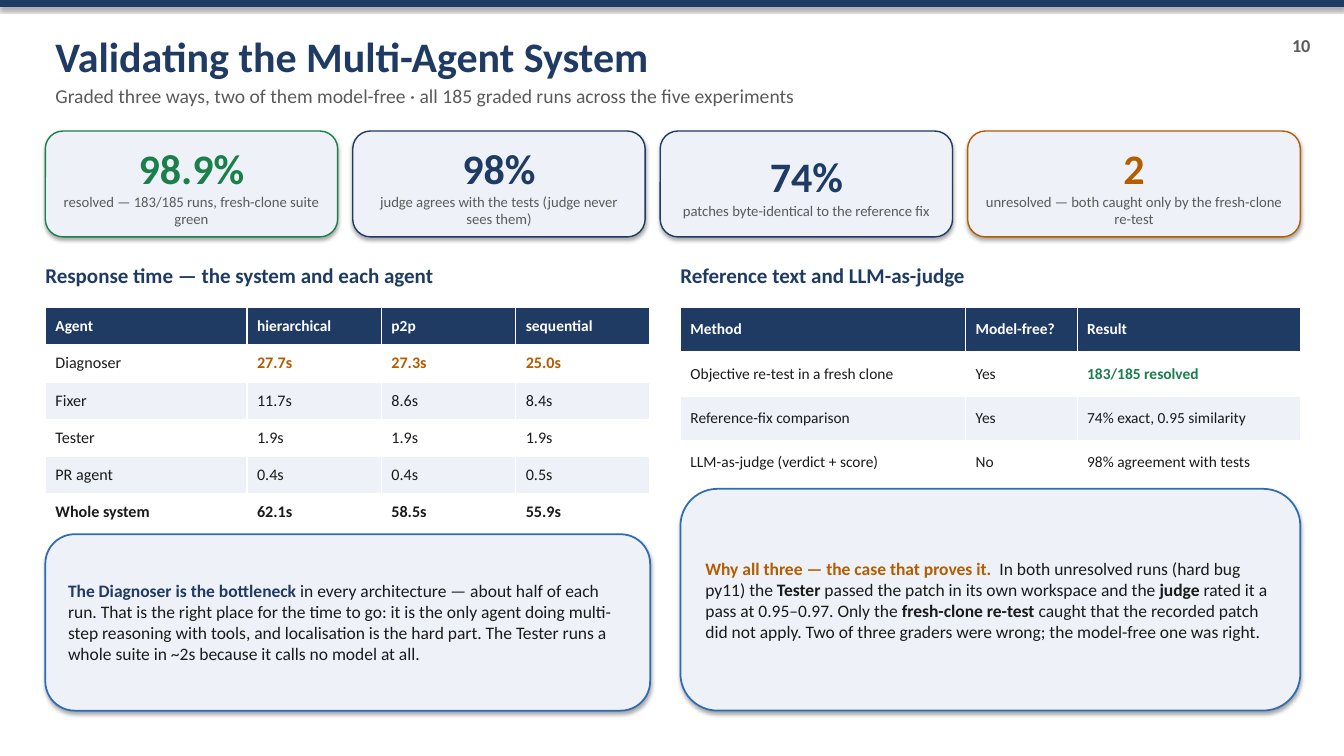
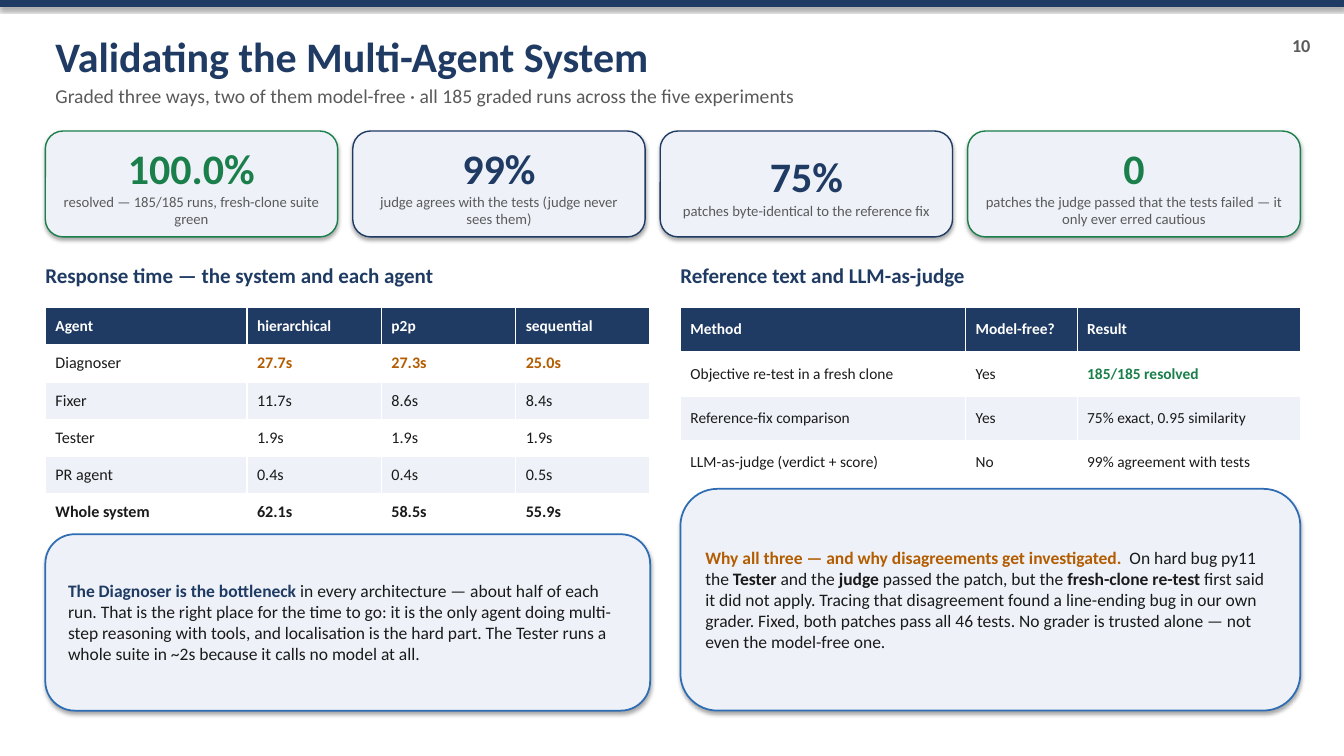
Before and after one commit to karthik14344/CodeFix-AI, a slide deck: slide 11 of docs/slides/CodeFix_AI_Final_Presentation.pptx. Drawn at 1344x756 pixels with LibreOffice and Linux fonts; fonts in the diff are those of the drawing. Boxes give left, top, right and bottom in pixels: in the first picture for what was removed or moved away, otherwise in the second. Text is boxed around its words. In the diff, an @@ line names an element or a change of style, - is before the commit and + after.

```diff
--- a/docs/slides/CodeFix_AI_Final_Presentation.pptx
+++ b/docs/slides/CodeFix_AI_Final_Presentation.pptx
@@ rounded rectangle "0" at <box>968,131,1301,237</box>: outline #B35C00 1 pt to #1B7F4B 1 pt @@
@@ text in rounded rectangle at <box>64,155,319,227</box>: text changed @@
-98.9%
-resolved — 183/185 runs, fresh-clone suite green
+100.0%
+resolved — 185/185 runs, fresh-clone suite green
@@ text in rounded rectangle at <box>462,155,535,185</box>: text changed @@
-98%
+99%
@@ text in rounded rectangle at <box>770,163,843,193</box>: text changed @@
-74%
+75%
@@ text in rounded rectangle at <box>986,156,1282,226</box>: text changed @@
-2
-unresolved — both caught only by the fresh-clone re-test
+0
+patches the judge passed that the tests failed — it only ever erred cautious
@@ table at <box>681,308,1301,485</box> @@
-row 2, column 3: 183/185 resolved
+row 2, column 3: 185/185 resolved
-row 3, column 3: 74% exact, 0.95 similarity
+row 3, column 3: 75% exact, 0.95 similarity
-row 4, column 3: 98% agreement with tests
+row 4, column 3: 99% agreement with tests
@@ text in rounded rectangle at <box>705,551,1264,648</box>: text changed @@
-Why all three — the case that proves it. In both unresolved runs (hard bug py11) the Tester passed the patch in its own workspace and the judge rated it a pass at 0.95–0.97. Only the fresh-clone re-test caught that the recorded patch did not apply. Two of three graders were wrong; the model-free one was right.
+Why all three — and why disagreements get investigated. On hard bug py11 the Tester and the judge passed the patch, but the fresh-clone re-test first said it did not apply. Tracing that disagreement found a line-ending bug in our own grader. Fixed, both patches pass all 46 tests. No grader is trusted alone — not even the model-free one.
```
Also in this commit, not shown: 1 other slide changed, 9 other files.
